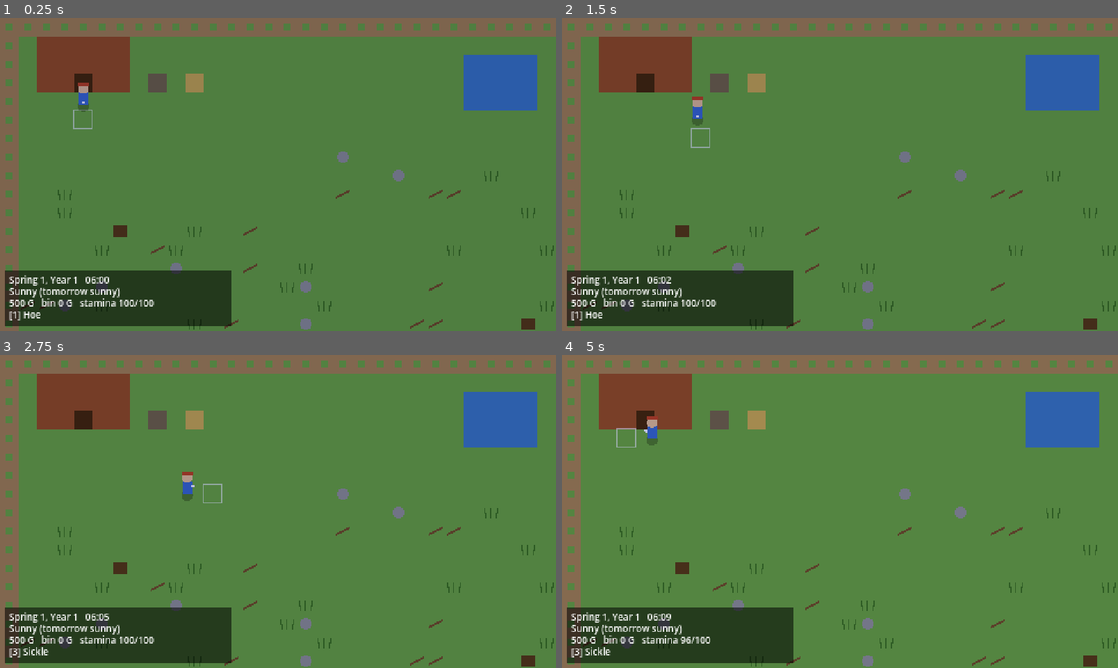
Above: before the commit, frames 1-4 (two rows, left to right).
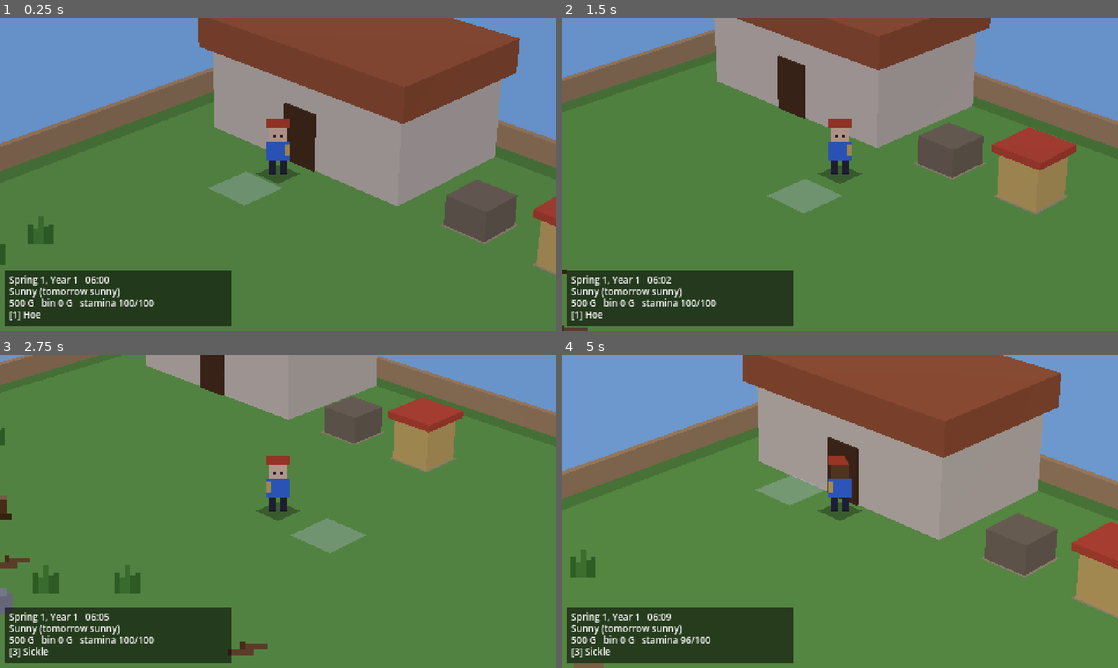
Above: after the commit, the same moments.

Repository: kitphon/son-of-harvest
Game: Godot game, scene res://scenes/main.tscn
Same seed, same stepped clock (60 frames per second), same inputs: the game is played once before the commit and once after it.
Inputs:
- Up to frame 1 (0.25 s): no input
- Up to frame 2 (1.5 s): tap Enter at 0.5 s; hold D (move_right) 0.53-1.28 s; hold Q (next_seed) 0.53-1.28 s; tap E (interact) at 0.6 s; hold S (move_down) from 1.28 s (still down); tap Q (next_seed) at 1.35 s
- Up to frame 3 (2.75 s): tap Tab (next_tool) at 1.55 s; release S (move_down) at 2.03 s; hold D (move_right) from 2.03 s (still down); hold Tab (next_tool) from 2.03 s (still down); tap Shift (run) at 2.3 s
- Up to frame 4 (5 s): release D (move_right) at 2.78 s; release Tab (next_tool) at 2.78 s; hold W (move_up) 2.78-3.53 s; tap Shift (run) at 2.85 s; tap Space (use_tool) at 3.05, 3.6 s; hold A (move_left) from 3.53 s (still down); tap J at 3.8, 4.35 s; tap K at 4.55 s

The runs differ from the first frame. In frame 1, 49% of the frame differs, in the area x 0-100%, y 0-100%; in frame 2, 39%; in frame 3, 26%; in frame 4, 50%.

Commit message:
3D view with Back to Nature's field camera
The main scene is now 3D: yaw 45, pitch 26.6, vertical FOV 13.7, the
player 25.2 cells from the eye (measured in the RE project), following
the player with no lag. Ground is the 2D FarmView rendered to a texture;
obstacles, crops and the farmer are camera-facing pixel sprites made in
code; buildings and fence are boxes. Player actions moved to FarmActions
so the 2D view (scenes/main_2d.tscn) still works. `-- --demo` starts at
10:00 with planted plots for screenshots.

Co-Authored-By: Claude Opus 5.5 <noreply@anthropic.com>

Diff:
--- a/scenes/main.tscn
+++ b/scenes/main.tscn
@@ -1,6 +1,6 @@
 [gd_scene load_steps=2 format=3]
 
-[ext_resource type="Script" path="res://scripts/main.gd" id="1_main"]
+[ext_resource type="Script" path="res://scripts/main_3d.gd" id="1_main"]
 
-[node name="Main" type="Node2D"]
+[node name="Main" type="Node3D"]
 script = ExtResource("1_main")
--- /dev/null
+++ b/scenes/main_2d.tscn
@@ -0,0 +1,6 @@
+[gd_scene load_steps=2 format=3]
+
+[ext_resource type="Script" path="res://scripts/main_2d.gd" id="1_main"]
+
+[node name="Main2D" type="Node2D"]
+script = ExtResource("1_main")
--- /dev/null
+++ b/scripts/art/placeholder_art.gd
@@ -0,0 +1,66 @@
+class_name PlaceholderArt
+extends RefCounted
+## Small pixel textures made in code, so the game runs before there is real art.
+## Replace each key with a real sprite file later.
+
+static var _cache := {}
+
+
+static func tex(key: String) -> Texture2D:
+	if not _cache.has(key):
+		_cache[key] = ImageTexture.create_from_image(_make(key))
+	return _cache[key]
+
+
+static func _make(key: String) -> Image:
+	var parts := key.split(":")
+	match parts[0]:
+		"player":
+			return _player(parts[1] == "back")
+		"rock":
+			return _draw(16, 16, [[2, 8, 12, 8, "8a8a8a"], [4, 6, 8, 3, "9e9e9e"], [4, 9, 4, 2, "c0c0c0"]])
+		"branch":
+			return _draw(16, 16, [[1, 12, 9, 2, "7a5230"], [7, 10, 8, 2, "7a5230"], [5, 9, 2, 3, "5e3d1e"]])
+		"weed":
+			return _draw(16, 16, [[3, 8, 2, 8, "3e7a2a"], [7, 5, 2, 11, "4f8f35"], [11, 8, 2, 8, "3e7a2a"],
+				[5, 10, 2, 6, "4f8f35"], [9, 9, 2, 7, "3e7a2a"]])
+		"stump":
+			return _draw(16, 16, [[3, 6, 10, 10, "5e3d1e"], [3, 6, 10, 2, "a07a4a"], [1, 14, 14, 2, "4a2e14"]])
+		"crop":
+			return _crop(int(parts[1]), parts[2] == "ripe")
+	return _draw(16, 16, [[0, 0, 16, 16, "ff00ff"]])
+
+
+## rects = [[x, y, w, h, "rrggbb"], ...] on a transparent w x h image.
+static func _draw(w: int, h: int, rects: Array) -> Image:
+	var img := Image.create_empty(w, h, false, Image.FORMAT_RGBA8)
+	img.fill(Color(0, 0, 0, 0))
+	for r in rects:
+		img.fill_rect(Rect2i(r[0], r[1], r[2], r[3]), Color(r[4]))
+	return img
+
+
+## 16 x 24 farmer. The bag on one side shows when the sprite is mirrored.
+static func _player(back: bool) -> Image:
+	var rects := [
+		[3, 0, 10, 4, "c8452c"],            # cap
+		[4, 4, 8, 6, "6b4423" if back else "f2c79b"],
+		[3, 10, 10, 8, "3b6fd1"],           # shirt
+		[4, 18, 3, 6, "2a2a3a"], [9, 18, 3, 6, "2a2a3a"],
+	]
+	if back:
+		rects.append([3, 11, 2, 5, "d9b45a"])
+	else:
+		rects.append_array([[6, 7, 1, 1, "2a2a3a"], [9, 7, 1, 1, "2a2a3a"], [11, 11, 2, 5, "d9b45a"]])
+	return _draw(16, 24, rects)
+
+
+## Growth 0..3 (seed, sprout, young, grown); ripe adds fruit.
+static func _crop(growth: int, ripe: bool) -> Image:
+	if growth == 0:
+		return _draw(16, 16, [[5, 13, 2, 2, "5a3a20"], [9, 12, 2, 2, "5a3a20"]])
+	var h := 3 + growth * 3
+	var rects := [[7, 16 - h, 2, h, "4f8f35"], [4, 16 - h + 1, 3, 2, "7fc24a"], [9, 16 - h + 2, 3, 2, "7fc24a"]]
+	if ripe:
+		rects.append_array([[3, 16 - h, 4, 4, "e8a23a"], [9, 16 - h + 2, 4, 4, "e8a23a"]])
+	return _draw(16, 16, rects)
--- a/scripts/autoload/game.gd
+++ b/scripts/autoload/game.gd
@@ -54,6 +54,30 @@
 	farm.generate(rng)
 	bag = {"seeds:turnip": 2, "seeds:potato": 1}
 	weather_tomorrow = roll_weather(_tomorrow_season())
+	if "--demo" in OS.get_cmdline_user_args():
+		_demo_field()
+
+
+## `-- --demo`: 10:00 with a few sown, growing and ripe plots by the house, for screenshots.
+func _demo_field() -> void:
+	hour = 10
+	for y in range(5, 8):
+		for x in range(2, 11):
+			var c := Vector2i(x, y)
+			farm.cell(c).obj = FarmGrid.Obj.NONE
+			farm.till(c)
+	farm.sow(Vector2i(3, 6), "turnip", "spring")
+	farm.sow(Vector2i(6, 6), "potato", "spring")
+	farm.sow(Vector2i(9, 6), "cucumber", "spring")
+	for y in range(5, 8):
+		for x in range(2, 11):
+			var d := farm.cell(Vector2i(x, y))
+			d.stage = (x - 2) / 3 + 1
+			d.wet = x % 2 == 0
+	farm.cell(Vector2i(5, 8)).obj = FarmGrid.Obj.ROCK
+	farm.cell(Vector2i(7, 8)).obj = FarmGrid.Obj.STUMP
+	farm.cell(Vector2i(9, 8)).obj = FarmGrid.Obj.WEED
+	farm.cells_changed.emit()
 
 
 func _process(delta: float) -> void:
@@ -90,6 +114,28 @@
 
 func time_text() -> String:
 	return "%02d:%02d" % [hour, minute]
+
+
+## Day / night light: minute of the day -> colour, linear in between; rain darkens it.
+const LIGHT := [
+	[0, Color(0.42, 0.45, 0.72)], [300, Color(0.42, 0.45, 0.72)], [420, Color.WHITE],
+	[960, Color.WHITE], [1080, Color(1.0, 0.8, 0.65)], [1200, Color(0.42, 0.45, 0.72)],
+	[1440, Color(0.42, 0.45, 0.72)],
+]
+
+
+func light_color() -> Color:
+	var m := hour * 60 + minute
+	var c := Color.WHITE
+	for i in range(1, LIGHT.size()):
+		if m <= LIGHT[i][0]:
+			var a: Array = LIGHT[i - 1]
+			var b: Array = LIGHT[i]
+			c = a[1].lerp(b[1], float(m - a[0]) / float(b[0] - a[0]))
+			break
+	if weather_today in ["rain", "storm"]:
+		c = c.darkened(0.2)
+	return c
 
 
 func _tomorrow_season() -> int:
--- a/scripts/farm/farm_view.gd
+++ b/scripts/farm/farm_view.gd
@@ -7,11 +7,16 @@
 	"grass": Color("6fae4a"), "tilled": Color("8a5a32"), "wet": Color("5a3a20"),
 	"fence": Color("b08a5a"), "house": Color("a0522d"), "door": Color("4a2a14"),
 	"bin": Color("7a6a50"), "stand": Color("d9b45a"), "pond": Color("3d7fc4"),
+	"path": Color("b9a27a"),
 }
 const OBJ_COLORS := {
 	FarmGrid.Obj.ROCK: Color("9a9a9a"), FarmGrid.Obj.BRANCH: Color("7a5230"),
 	FarmGrid.Obj.WEED: Color("3e7a2a"), FarmGrid.Obj.STUMP: Color("5e3d1e"),
 }
+
+## Ground only (soil, water, building footprints): the 3D view uses this as the ground
+## texture and stands everything else up as sprites / boxes.
+var ground_only := false
 
 var farm: FarmGrid:
 	set(value):
@@ -30,6 +35,9 @@
 	var r := Rect2(Vector2(c * T), Vector2(T, T))
 	var f := farm.fixed_at(c)
 	if f != "":
+		if ground_only and f != "pond":
+			draw_rect(r, COLORS.grass.darkened(0.15) if f == "fence" else COLORS.path)
+			return
 		draw_rect(r, COLORS[f])
 		if f == "fence":
 			draw_rect(r.grow(-5), COLORS.grass)
@@ -39,6 +47,8 @@
 	if d.tilled:
 		draw_line(r.position + Vector2(2, 5), r.position + Vector2(14, 5), Color(0, 0, 0, 0.2))
 		draw_line(r.position + Vector2(2, 11), r.position + Vector2(14, 11), Color(0, 0, 0, 0.2))
+	if ground_only:
+		return
 	var center := r.get_center()
 	match d.obj:
 		FarmGrid.Obj.ROCK:
--- /dev/null
+++ b/scripts/farm_actions.gd
@@ -0,0 +1,96 @@
+class_name FarmActions
+extends RefCounted
+## Turns the player's actions (tool / interact on a cell) into farm rules.
+## Shared by the 2D and the 3D view.
+
+const T := 16
+const HOME := Vector2(4 * T + 8, 4 * T + 10)   # in front of the door, in player pixels
+
+
+static func on_action(kind: String, c: Vector2i) -> void:
+	if kind == "interact":
+		interact(c)
+	else:
+		use_tool(c)
+
+
+static func interact(c: Vector2i) -> void:
+	var farm := Game.farm
+	match farm.fixed_at(c):
+		"bin":
+			var got := Game.ship_produce()
+			Game.message.emit("Put %d G of crops in the bin" % got if got > 0 else "Nothing to ship")
+		"door":
+			Game.sleep()
+		"stand":
+			buy_seeds()
+		_:
+			var id := farm.harvest(c)
+			if id != "":
+				Game.add_item(id)
+				Game.message.emit("Picked a %s" % Game.crops[id].name)
+
+
+static func buy_seeds() -> void:
+	var s := Game.current_seed()
+	var data: Dictionary = Game.crops[s]
+	var price := int(data.seed_price)
+	if not (Game.season_name() in data.seasons):
+		Game.message.emit("%s seeds are not sold in %s" % [data.name, Game.season_name()])
+	elif Game.money < price:
+		Game.message.emit("Not enough money (%d G)" % price)
+	else:
+		Game.money -= price
+		Game.add_item("seeds:" + s)
+		Game.message.emit("Bought %s seeds for %d G" % [data.name, price])
+
+
+static func use_tool(c: Vector2i) -> void:
+	var farm := Game.farm
+	var tool := Game.current_tool()
+	if tool == "can" and farm.fixed_at(c) == "pond":
+		Game.water = Game.WATER_MAX
+		Game.message.emit("Filled the watering can")
+		Game.changed.emit()
+		return
+	if tool == "seeds":
+		var s := Game.current_seed()
+		if Game.count("seeds:" + s) == 0:
+			Game.message.emit("No %s seeds (Q = next seed)" % Game.crops[s].name)
+			return
+		if not Game.spend_stamina(Game.TOOL_COST.seeds):
+			return
+		var n := farm.sow(c, s, Game.season_name())
+		if n > 0:
+			Game.take_item("seeds:" + s)
+			Game.message.emit("Sowed %d cells" % n)
+		elif not (Game.season_name() in Game.crops[s].seasons):
+			Game.message.emit("%s won't grow in %s" % [Game.crops[s].name, Game.season_name()])
+		return
+	if tool == "can" and Game.water == 0:
+		Game.message.emit("The can is empty. Fill it at the pond.")
+		return
+	# A swing always costs stamina, even when it hits nothing.
+	if not Game.spend_stamina(Game.TOOL_COST[tool]):
+		return
+	match tool:
+		"hoe":
+			farm.till(c)
+		"can":
+			Game.water -= 1
+			farm.water_cell(c)
+			Game.changed.emit()
+		_:
+			if farm.hit(c, tool) == 1:
+				Game.message.emit("It's tough. Keep hitting.")
+
+
+## Number keys / Tab / Q, the same in both views.
+static func handle_input(event: InputEvent) -> void:
+	for i in Game.TOOLS.size():
+		if event.is_action_pressed("tool_%d" % (i + 1)):
+			Game.select_tool(i)
+	if event.is_action_pressed("next_tool"):
+		Game.select_tool(Game.tool_index + 1)
+	if event.is_action_pressed("next_seed"):
+		Game.cycle_seed()
--- a/scripts/main.gd
+++ /dev/null
@@ -1,149 +0,0 @@
-extends Node2D
-## Puts the farm scene together and turns the player's actions into farm rules.
-
-const T := 16
-const HOME := Vector2(4 * T + 8, 4 * T + 10)   # in front of the door
-## Day / night tint keyframes: minute of the day -> colour (linear in between).
-const TINT := [
-	[0, Color(0.42, 0.45, 0.72)], [300, Color(0.42, 0.45, 0.72)], [420, Color.WHITE],
-	[960, Color.WHITE], [1080, Color(1.0, 0.8, 0.65)], [1200, Color(0.42, 0.45, 0.72)],
-	[1440, Color(0.42, 0.45, 0.72)],
-]
-
-var player: Player
-var tint: CanvasModulate
-
-
-func _ready() -> void:
-	var view := FarmView.new()
-	view.farm = Game.farm
-	add_child(view)
-
-	player = Player.new()
-	player.farm = Game.farm
-	player.position = HOME
-	player.action.connect(_on_action)
-	add_child(player)
-
-	var cam := Camera2D.new()
-	cam.limit_left = 0
-	cam.limit_top = 0
-	cam.limit_right = FarmGrid.W * T
-	cam.limit_bottom = FarmGrid.H * T
-	player.add_child(cam)
-
-	tint = CanvasModulate.new()
-	add_child(tint)
-	add_child(Hud.new())
-
-	Game.minute_passed.connect(_update_tint)
-	Game.day_started.connect(_on_day_started)
-	_update_tint()
-
-
-func _unhandled_input(event: InputEvent) -> void:
-	for i in Game.TOOLS.size():
-		if event.is_action_pressed("tool_%d" % (i + 1)):
-			Game.select_tool(i)
-	if event.is_action_pressed("next_tool"):
-		Game.select_tool(Game.tool_index + 1)
-	if event.is_action_pressed("next_seed"):
-		Game.cycle_seed()
-
-
-func _on_day_started() -> void:
-	player.position = HOME
-	player.facing = Vector2i.DOWN
-	player.queue_redraw()
-	_update_tint()
-
-
-func _update_tint() -> void:
-	var m := Game.hour * 60 + Game.minute
-	for i in range(1, TINT.size()):
-		if m <= TINT[i][0]:
-			var a: Array = TINT[i - 1]
-			var b: Array = TINT[i]
-			var c: Color = a[1].lerp(b[1], float(m - a[0]) / float(b[0] - a[0]))
-			if Game.weather_today in ["rain", "storm"]:
-				c = c.darkened(0.2)
-			tint.color = c
-			return
-
-
-func _on_action(kind: String, c: Vector2i) -> void:
-	if kind == "interact":
-		_interact(c)
-	else:
-		_use_tool(c)
-
-
-func _interact(c: Vector2i) -> void:
-	var farm := Game.farm
-	match farm.fixed_at(c):
-		"bin":
-			var got := Game.ship_produce()
-			Game.message.emit("Put %d G of crops in the bin" % got if got > 0 else "Nothing to ship")
-		"door":
-			Game.sleep()
-		"stand":
-			_buy_seeds()
-		_:
-			var id := farm.harvest(c)
-			if id != "":
-				Game.add_item(id)
-				Game.message.emit("Picked a %s" % Game.crops[id].name)
-
-
-func _buy_seeds() -> void:
-	var s := Game.current_seed()
-	var data: Dictionary = Game.crops[s]
-	var price := int(data.seed_price)
-	if not (Game.season_name() in data.seasons):
-		Game.message.emit("%s seeds are not sold in %s" % [data.name, Game.season_name()])
-	elif Game.money < price:
-		Game.message.emit("Not enough money (%d G)" % price)
-	else:
-		Game.money -= price
-		Game.add_item("seeds:" + s)
-		Game.message.emit("Bought %s seeds for %d G" % [data.name, price])
-
-
-func _use_tool(c: Vector2i) -> void:
-	var farm := Game.farm
-	var tool := Game.current_tool()
-	if tool == "can" and farm.fixed_at(c) == "pond":
-		Game.water = Game.WATER_MAX
-		Game.message.emit("Filled the watering can")
-		Game.changed.emit()
-		return
-	if tool == "seeds":
-		var s := Game.current_seed()
-		if Game.count("seeds:" + s) == 0:
-			Game.message.emit("No %s seeds (Q = next seed)" % Game.crops[s].name)
-			return
-		if not Game.spend_stamina(Game.TOOL_COST.seeds):
-			return
-		var n := farm.sow(c, s, Game.season_name())
-		if n > 0:
-			Game.take_item("seeds:" + s)
-			Game.message.emit("Sowed %d cells" % n)
-		elif not (Game.season_name() in Game.crops[s].seasons):
-			Game.message.emit("%s won't grow in %s" % [Game.crops[s].name, Game.season_name()])
-		return
-	if tool == "can" and Game.water == 0:
-		Game.message.emit("The can is empty. Fill it at the pond.")
-		return
-	# A swing always costs stamina, even when it hits nothing.
-	if not Game.spend_stamina(Game.TOOL_COST[tool]):
-		return
-	match tool:
-		"hoe":
-			farm.till(c)
-		"can":
-			Game.water -= 1
-			farm.water_cell(c)
-			Game.changed.emit()
-		_:
-			if farm.hit(c, tool) == 1:
-				Game.message.emit("It's tough. Keep hitting.")
--- /dev/null
+++ b/scripts/main_2d.gd
@@ -0,0 +1,49 @@
+extends Node2D
+## The flat top-down view (scenes/main_2d.tscn). The main scene is the 3D one (main_3d.gd).
+
+const T := 16
+
+var player: Player
+var tint: CanvasModulate
+
+
+func _ready() -> void:
+	var view := FarmView.new()
+	view.farm = Game.farm
+	add_child(view)
+
+	player = Player.new()
+	player.farm = Game.farm
+	player.position = FarmActions.HOME
+	player.action.connect(func(kind: String, c: Vector2i): FarmActions.on_action(kind, c))
+	add_child(player)
+
+	var cam := Camera2D.new()
+	cam.limit_left = 0
+	cam.limit_top = 0
+	cam.limit_right = FarmGrid.W * T
+	cam.limit_bottom = FarmGrid.H * T
+	player.add_child(cam)
+
+	tint = CanvasModulate.new()
+	add_child(tint)
+	add_child(Hud.new())
+
+	Game.minute_passed.connect(_update_tint)
+	Game.day_started.connect(_on_day_started)
+	_update_tint()
+
+
+func _unhandled_input(event: InputEvent) -> void:
+	FarmActions.handle_input(event)
+
+
+func _on_day_started() -> void:
+	player.position = FarmActions.HOME
+	player.facing = Vector2i.DOWN
+	player.queue_redraw()
+	_update_tint()
+
+
+func _update_tint() -> void:
+	tint.color = Game.light_color()
--- /dev/null
+++ b/scripts/main_3d.gd
@@ -0,0 +1,125 @@
+extends Node3D
+## The main view: a 3D farm seen through a fixed, diagonal, narrow camera that follows the
+## player, with the farmer and field objects as camera-facing sprites.
+##
+## Camera geometry is Harvest Moon: Back to Nature's field camera, measured in the RE project
+## (REA-Harvest_moon_ps1 NOTES.md "Ground truth: ePSXe save state" / "Camera"): rotation yaw 45°,
+## pitch 26.6°, the player's feet 10087 units in front of the eye, projection H = 1000 on a
+## 240-line screen. One cell there is 400 units, here 1 unit.
+
+const T := 16
+const CAM_BACK := Vector3(0.634, 0.448, 0.634)   # from the target towards the eye (unit)
+const CAM_DIST := 10087.0 / 400.0                 # 25.2 cells
+const CAM_FOV := 13.69                            # vertical, 2 * atan(120 / 1000)
+const CAM_MARGIN := Vector2(4, 3)                 # keep the view inside the fence
+
+var player: Player
+var sprite: Sprite3D
+var target_mark: MeshInstance3D
+var cam: Camera3D
+var tint: ColorRect
+
+
+func _ready() -> void:
+	var world := FarmWorld.new()
+	add_child(world)
+	world.setup(Game.farm)
+
+	# The player's movement / collision is the 2D Player (in cell pixels), kept invisible;
+	# the 3D sprite follows it.
+	player = Player.new()
+	player.farm = Game.farm
+	player.position = FarmActions.HOME
+	player.visible = false
+	player.action.connect(func(kind: String, c: Vector2i): FarmActions.on_action(kind, c))
+	add_child(player)
+
+	sprite = FarmWorld.make_sprite(PlaceholderArt.tex("player:front"))
+	add_child(sprite)
+	var shadow := MeshInstance3D.new()
+	var disc := PlaneMesh.new()
+	disc.size = Vector2(0.6, 0.6)
+	shadow.mesh = disc
+	shadow.material_override = FarmWorld.flat_material(Color(0, 0, 0, 0.3))
+	shadow.position = Vector3(0, 0.01, 0)
+	sprite.add_child(shadow)
+
+	target_mark = MeshInstance3D.new()
+	var quad := PlaneMesh.new()
+	quad.size = Vector2(1, 1)
+	target_mark.mesh = quad
+	target_mark.material_override = FarmWorld.flat_material(Color(1, 1, 1, 0.3))
+	add_child(target_mark)
+
+	cam = Camera3D.new()
+	cam.fov = CAM_FOV
+	cam.far = 200.0
+	add_child(cam)
+	cam.make_current()
+
+	var env := Environment.new()
+	env.background_mode = Environment.BG_COLOR
+	env.background_color = Color("8fc6e8")
+	env.ambient_light_source = Environment.AMBIENT_SOURCE_COLOR
+	env.ambient_light_color = Color.WHITE
+	env.ambient_light_energy = 0.6
+	var we := WorldEnvironment.new()
+	we.environment = env
+	add_child(we)
+	var sun := DirectionalLight3D.new()
+	sun.rotation_degrees = Vector3(-55, 30, 0)
+	sun.light_energy = 0.7
+	add_child(sun)
+
+	# Day / night: multiply the whole 3D picture, under the HUD.
+	var layer := CanvasLayer.new()
+	layer.layer = 0
+	tint = ColorRect.new()
+	tint.set_anchors_preset(Control.PRESET_FULL_RECT)
+	tint.mouse_filter = Control.MOUSE_FILTER_IGNORE
+	var mul := CanvasItemMaterial.new()
+	mul.blend_mode = CanvasItemMaterial.BLEND_MODE_MUL
+	tint.material = mul
+	layer.add_child(tint)
+	add_child(layer)
+	add_child(Hud.new())
+
+	Game.minute_passed.connect(_update_tint)
+	Game.day_started.connect(_on_day_started)
+	_update_tint()
+	_follow()
+
+
+func _unhandled_input(event: InputEvent) -> void:
+	FarmActions.handle_input(event)
+
+
+func _process(_delta: float) -> void:
+	_follow()
+
+
+func _follow() -> void:
+	var feet := Vector3(player.position.x / T, 0, player.position.y / T)
+	sprite.position = feet
+	# Front image for Down / Right, back for Up / Left; Right and Up are the mirror images.
+	var f := player.facing
+	sprite.texture = PlaceholderArt.tex("player:back" if f == Vector2i.UP or f == Vector2i.LEFT else "player:front")
+	sprite.flip_h = f == Vector2i.RIGHT or f == Vector2i.UP
+	var tc := player.target_cell()
+	target_mark.position = Vector3(tc.x + 0.5, 0.02, tc.y + 0.5)
+
+	var target := Vector3(
+		clampf(feet.x, CAM_MARGIN.x, FarmGrid.W - CAM_MARGIN.x), 0,
+		clampf(feet.z, CAM_MARGIN.y, FarmGrid.H - CAM_MARGIN.y))
+	cam.position = target + CAM_BACK * CAM_DIST
+	cam.look_at(target, Vector3.UP)
+
+
+func _on_day_started() -> void:
+	player.position = FarmActions.HOME
+	player.facing = Vector2i.DOWN
+	_update_tint()
+
+
+func _update_tint() -> void:
+	tint.color = Game.light_color()
--- /dev/null
+++ b/scripts/world3d/farm_world.gd
@@ -0,0 +1,128 @@
+class_name FarmWorld
+extends Node3D
+## The farm in 3D: 1 unit = 1 cell, x = column, z = row, y up.
+## Ground = the 2D FarmView (ground only) rendered into a texture; obstacles and crops
+## stand up as camera-facing sprites; buildings are boxes.
+
+const T := 16
+const PX := 0.045              # world units per sprite pixel (a 24 px farmer ~ 1.1 cells tall)
+
+var farm: FarmGrid
+var _objects: Node3D
+
+
+func setup(f: FarmGrid) -> void:
+	farm = f
+	_make_ground()
+	_make_buildings()
+	_objects = Node3D.new()
+	add_child(_objects)
+	farm.cells_changed.connect(_rebuild_objects)
+	_rebuild_objects()
+
+
+static func make_sprite(tex: Texture2D) -> Sprite3D:
+	var s := Sprite3D.new()
+	s.texture = tex
+	s.pixel_size = PX
+	s.billboard = BaseMaterial3D.BILLBOARD_ENABLED
+	s.texture_filter = BaseMaterial3D.TEXTURE_FILTER_NEAREST
+	s.alpha_cut = SpriteBase3D.ALPHA_CUT_DISCARD
+	s.offset = Vector2(0, tex.get_height() / 2.0)   # stand on the ground
+	return s
+
+
+static func flat_material(color: Color) -> StandardMaterial3D:
+	var m := StandardMaterial3D.new()
+	m.shading_mode = BaseMaterial3D.SHADING_MODE_UNSHADED
+	m.albedo_color = color
+	if color.a < 1.0:
+		m.transparency = BaseMaterial3D.TRANSPARENCY_ALPHA
+	return m
+
+
+func _make_ground() -> void:
+	var vp := SubViewport.new()
+	vp.size = Vector2i(FarmGrid.W * T, FarmGrid.H * T)
+	vp.disable_3d = true
+	vp.render_target_update_mode = SubViewport.UPDATE_ALWAYS
+	var view := FarmView.new()
+	view.ground_only = true
+	view.farm = farm
+	vp.add_child(view)
+	add_child(vp)
+
+	var mat := flat_material(Color.WHITE)
+	mat.albedo_texture = vp.get_texture()
+	mat.texture_filter = BaseMaterial3D.TEXTURE_FILTER_NEAREST
+	var plane := PlaneMesh.new()
+	plane.size = Vector2(FarmGrid.W, FarmGrid.H)
+	var ground := MeshInstance3D.new()
+	ground.mesh = plane
+	ground.material_override = mat
+	ground.position = Vector3(FarmGrid.W / 2.0, 0, FarmGrid.H / 2.0)
+	add_child(ground)
+
+
+func _box(size: Vector3, center: Vector3, color: Color) -> void:
+	var mesh := BoxMesh.new()
+	mesh.size = size
+	var m := StandardMaterial3D.new()
+	m.albedo_color = color
+	mesh.material = m
+	var mi := MeshInstance3D.new()
+	mi.mesh = mesh
+	mi.position = center
+	add_child(mi)
+
+
+## Boxes over the fixed cells laid out by FarmGrid.generate().
+func _make_buildings() -> void:
+	# House: cells x 2..6, z 1..3; walls, roof, door on the front (z = 4) face.
+	_box(Vector3(5, 1.8, 3), Vector3(4.5, 0.9, 2.5), Color("d8c8a8"))
+	_box(Vector3(5.4, 0.7, 3.4), Vector3(4.5, 2.15, 2.5), Color("a0522d"))
+	_box(Vector3(0.8, 1.2, 0.1), Vector3(4.5, 0.6, 4.0), Color("4a2a14"))
+	_box(Vector3(0.9, 0.6, 0.9), Vector3(8.5, 0.3, 3.5), Color("7a6a50"))     # shipping bin
+	_box(Vector3(0.9, 0.9, 0.9), Vector3(10.5, 0.45, 3.5), Color("d9b45a"))   # seed stand
+	_box(Vector3(1.1, 0.15, 1.1), Vector3(10.5, 1.0, 3.5), Color("c8452c"))
+	# Fence: four low rails along the border cells.
+	var w := float(FarmGrid.W)
+	var h := float(FarmGrid.H)
+	var fence := Color("b08a5a")
+	_box(Vector3(w, 0.5, 0.15), Vector3(w / 2, 0.25, 0.5), fence)
+	_box(Vector3(w, 0.5, 0.15), Vector3(w / 2, 0.25, h - 0.5), fence)
+	_box(Vector3(0.15, 0.5, h), Vector3(0.5, 0.25, h / 2), fence)
+	_box(Vector3(0.15, 0.5, h), Vector3(w - 0.5, 0.25, h / 2), fence)
+
+
+func _rebuild_objects() -> void:
+	for child in _objects.get_children():
+		child.queue_free()
+	for y in FarmGrid.H:
+		for x in FarmGrid.W:
+			var c := Vector2i(x, y)
+			if not farm.can_farm(c):
+				continue
+			var key := _object_key(farm.cell(c))
+			if key == "":
+				continue
+			var s := make_sprite(PlaceholderArt.tex(key))
+			s.position = Vector3(x + 0.5, 0, y + 0.5)
+			_objects.add_child(s)
+
+
+func _object_key(d: Dictionary) -> String:
+	match d.obj:
+		FarmGrid.Obj.ROCK:
+			return "rock"
+		FarmGrid.Obj.BRANCH:
+			return "branch"
+		FarmGrid.Obj.WEED:
+			return "weed"
+		FarmGrid.Obj.STUMP:
+			return "stump"
+	if d.crop == "":
+		return ""
+	var ripe := farm.ripe_stage(d.crop)
+	var growth := 0 if d.stage == 0 else (3 if d.stage >= ripe else clampi(1 + 2 * (d.stage - 1) / maxi(ripe - 1, 1), 1, 2))
+	return "crop:%d:%s" % [growth, "ripe" if d.stage >= ripe else "growing"]
Not shown, added: scripts/art/placeholder_art.gd.uid
Not shown, added: scripts/farm_actions.gd.uid
Renamed: scripts/main.gd.uid -> scripts/main_2d.gd.uid
Not shown, added: scripts/main_3d.gd.uid
Not shown, added: scripts/world3d/farm_world.gd.uid
